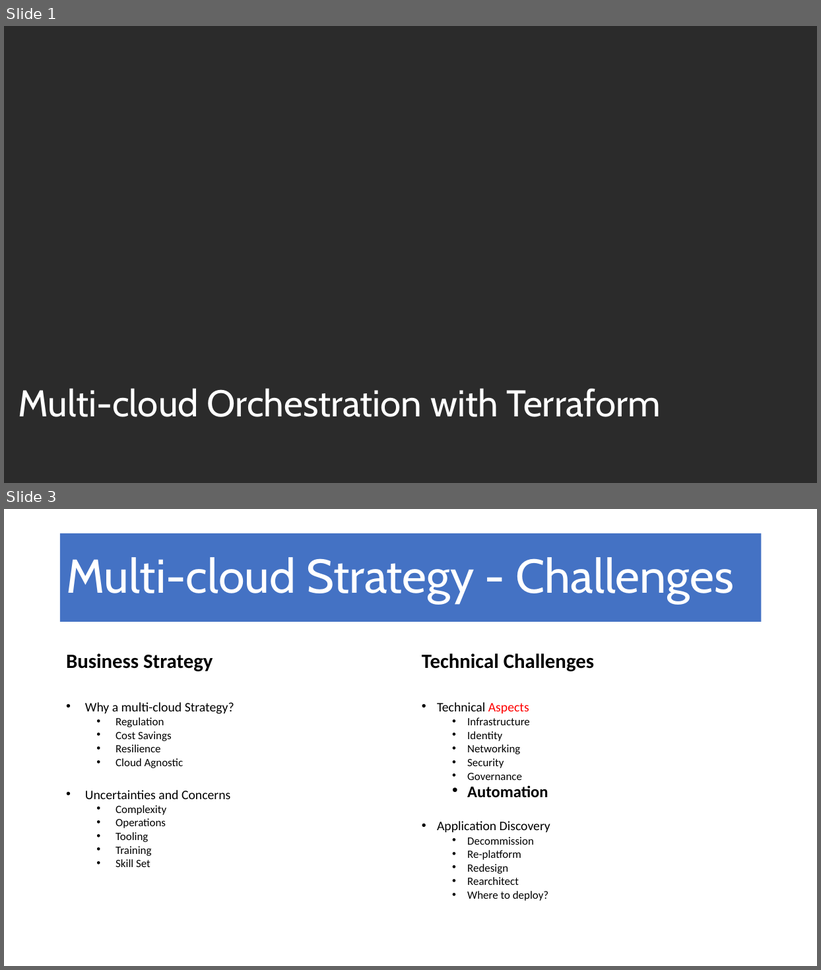
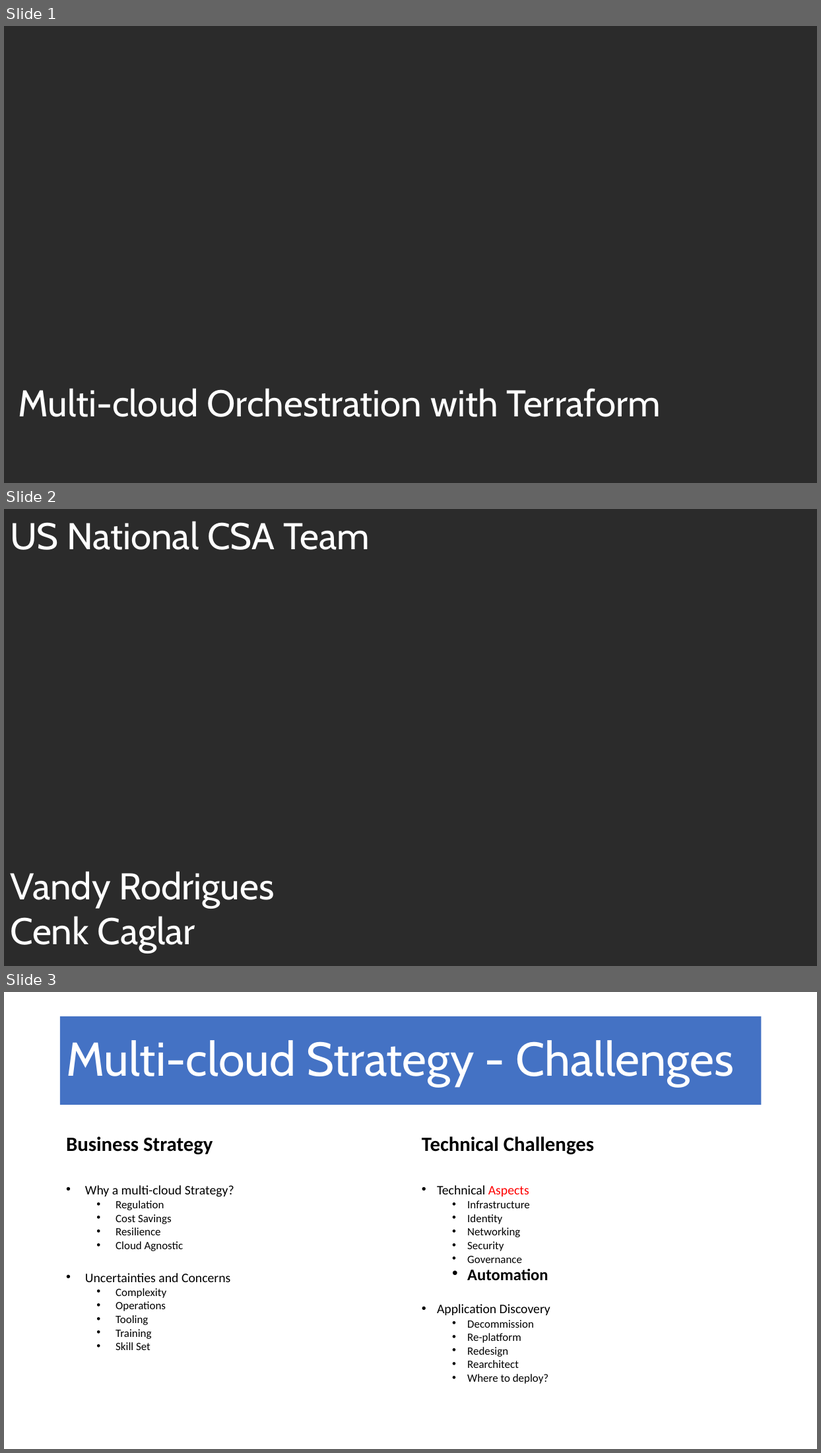
Before and after one commit to masmawi/MultiCloud, a slide deck: Multi-cloud Orchestration with Terraform.pptx. Shown one above the other, each under a label of ours: slides 1 and 3 before the commit, slides 1, 2 and 3 after it; the slides between them are not shown. The pictures are 821x970 and 821x1453 pixels, drawn with LibreOffice and Linux fonts; fonts in the diff are those of the drawing; background and template pictures are left out; a plain dark background stands for a picture behind light text. Boxes give left, top, right and bottom in pixels: in the first picture for what was removed or moved away, otherwise in the second. Text is boxed around its words. In the diff, an @@ line names an element or a change of style, - is before the commit and + after.

```diff
--- a/Multi-cloud Orchestration with Terraform.pptx
+++ b/Multi-cloud Orchestration with Terraform.pptx
@@ slide 2 added at (x1=4, y1=509, x2=817, y2=966), background picture (left out) @@
@@ text added at (x1=10, y1=521, x2=370, y2=550), 44 pt, text #FFFFFF @@
+US National CSA Team
@@ text added at (x1=10, y1=871, x2=274, y2=953), 44 pt, text #FFFFFF @@
+Vandy Rodrigues
+Cenk Caglar
```
Also in this commit, not shown: 2 slides changed, 2 other slides added, 2 slides removed.
